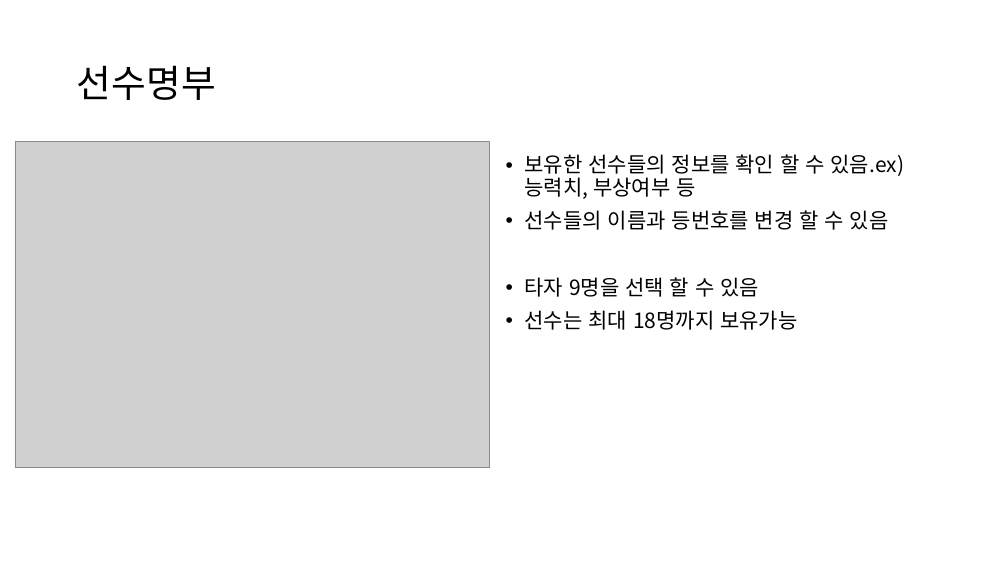
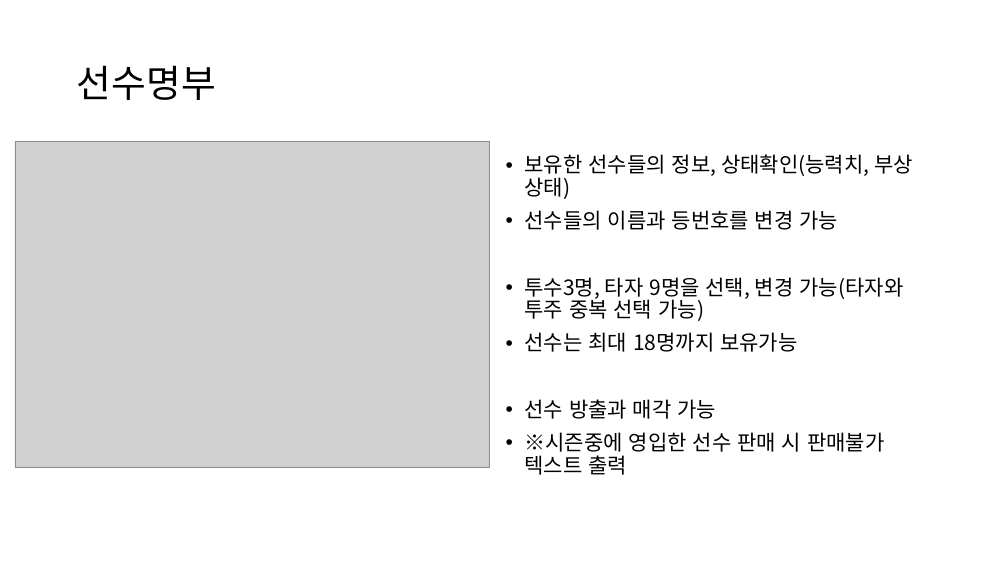
Before and after one commit to Yuhan2024GameDev2-2/GameEngine, a slide deck: slide 6 of YB기획서/기획서.pptx. Drawn at 1008x567 pixels with LibreOffice and Linux fonts; fonts in the diff are those of the drawing; grey boxes stand for pictures. Boxes give left, top, right and bottom in pixels: in the first picture for what was removed or moved away, otherwise in the second. Text is boxed around its words. In the diff, an @@ line names an element or a change of style, - is before the commit and + after.

```diff
--- a/YB기획서/기획서.pptx
+++ b/YB기획서/기획서.pptx
@@ text at (x1=524, y1=154, x2=913, y2=321): text changed @@
-• 보유한 선수들의 정보를 확인 할 수 있음.ex)능력치, 부상여부 등
-• 선수들의 이름과 등번호를 변경 할 수 있음
-• 타자 9명을 선택 할 수 있음
+• 보유한 선수들의 정보, 상태확인(능력치, 부상 상태)
+• 선수들의 이름과 등번호를 변경 가능
+• 투수3명, 타자 9명을 선택, 변경 가능(타자와 투주 중복 선택 가능)
@@ text at (x1=524, y1=399, x2=884, y2=475): paragraphs added @@
+• 선수 방출과 매각 가능
+• ※시즌중에 영입한 선수 판매 시 판매불가 텍스트 출력
```
Also in this commit, not shown: 4 other slides changed.
